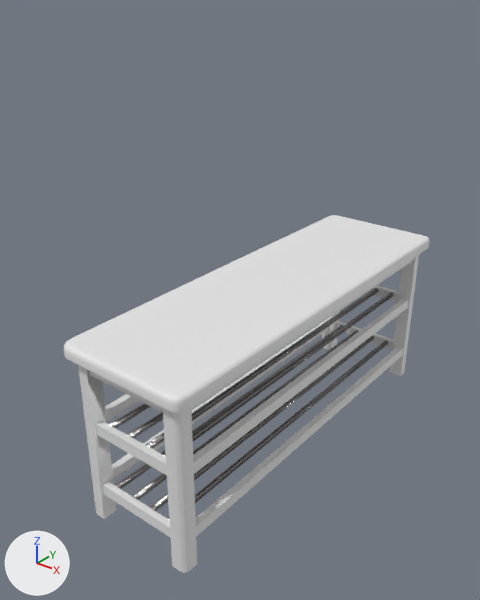
Renders of the Blender file Assets/Meshes/.Blend/Kaisan/shoeRack.blend from each side of a commit.
Camera for both pictures: a camera (50 mm lens) standing at (0.876, -1.244, 1.144) and looking at (-0.049, -0.089, 0.428). Arrows for +X, +Y and +Z are at lower left; the lights stay in place.
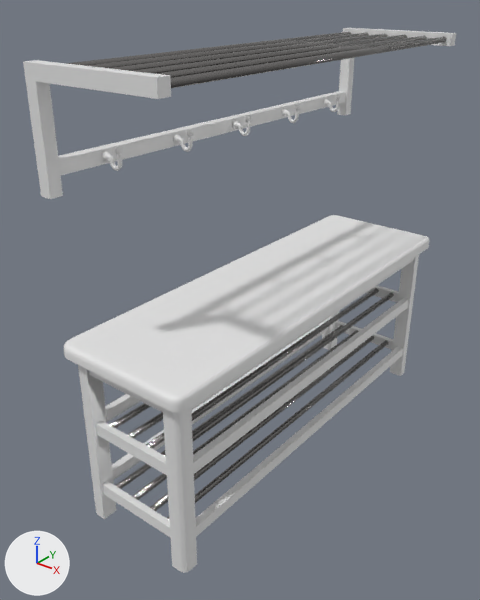
The change, as a list of edits to the scene's bpy script:
```text
Add ob_koukku_004:
    ob_koukku_004 = bpy.data.objects.new('Koukku.004', me_circle_004)  # 213 vertices, 244 faces; spans x -0.029..0.0263, y -0.0133..0.0125, z 0.0..0.0498; modifiers SUBSURF
    ob_koukku_004.location = (-0.135, 0.4, 0.83)
    ob_koukku_004.rotation_euler = (1.571, 1.739, 1.571)  # degrees (90, 100, 90)
    ob_koukku_004.scale = (0.894, 0.907, 1.0)
Add ob_koukku_003:
    ob_koukku_003 = bpy.data.objects.new('Koukku.003', me_circle_004.copy())  # modifiers SUBSURF
    ob_koukku_003.location = (-0.135, 0.2, 0.83)
    ob_koukku_003.rotation_euler = (1.571, 1.739, 1.571)  # degrees (90, 100, 90)
    ob_koukku_003.scale = (0.894, 0.907, 1.0)
Add ob_koukku_002:
    ob_koukku_002 = bpy.data.objects.new('Koukku.002', me_circle_004.copy())  # modifiers SUBSURF
    ob_koukku_002.location = (-0.135, -0.2, 0.83)
    ob_koukku_002.rotation_euler = (1.571, 1.739, 1.571)  # degrees (90, 100, 90)
    ob_koukku_002.scale = (0.894, 0.907, 1.0)
Add ob_koukku_001:
    ob_koukku_001 = bpy.data.objects.new('Koukku.001', me_circle_004.copy())  # modifiers SUBSURF
    ob_koukku_001.location = (-0.135, 0.0, 0.83)
    ob_koukku_001.rotation_euler = (1.571, 1.739, 1.571)  # degrees (90, 100, 90)
    ob_koukku_001.scale = (0.894, 0.907, 1.0)
Add ob_koukku:
    ob_koukku = bpy.data.objects.new('Koukku', me_circle_004.copy())  # modifiers SUBSURF
    ob_koukku.location = (-0.135, -0.4, 0.83)
    ob_koukku.rotation_euler = (1.571, 1.739, 1.571)  # degrees (90, 100, 90)
    ob_koukku.scale = (0.894, 0.907, 1.0)
Add ob_cylinder_013:
    ob_cylinder_013 = bpy.data.objects.new('Cylinder.013', me_cylinder_017)  # 24 vertices, 14 faces; spans x -0.01..0.01, y -0.01..0.01, z -0.5..0.5; in mat_material_005 (grey #868482)
    ob_cylinder_013.location = (-0.139, 0.0, 1.0)
    ob_cylinder_013.rotation_euler = (1.571, 0.0, 0.0)  # degrees (90, 0, 0)
    ob_cylinder_013.scale = (0.75, 0.75, 1.04)
Add ob_cylinder_012:
    ob_cylinder_012 = bpy.data.objects.new('Cylinder.012', me_cylinder_016)  # 24 vertices, 14 faces; spans x -0.01..0.01, y -0.01..0.01, z -0.5..0.5; in mat_material_004 (grey #868482)
    ob_cylinder_012.location = (0.14, 0.0, 1.0)
    ob_cylinder_012.rotation_euler = (1.571, 0.0, 0.0)  # degrees (90, 0, 0)
    ob_cylinder_012.scale = (0.75, 0.75, 1.04)
Add ob_cylinder_011:
    ob_cylinder_011 = bpy.data.objects.new('Cylinder.011', me_cylinder_015)  # 24 vertices, 14 faces; spans x -0.01..0.01, y -0.01..0.01, z -0.5..0.5; in mat_material_003 (grey #868482)
    ob_cylinder_011.location = (0.086, 0.0, 1.0)
    ob_cylinder_011.rotation_euler = (1.571, 0.0, 0.0)  # degrees (90, 0, 0)
    ob_cylinder_011.scale = (0.75, 0.75, 1.04)
Add ob_cylinder_010:
    ob_cylinder_010 = bpy.data.objects.new('Cylinder.010', me_cylinder_014)  # 24 vertices, 14 faces; spans x -0.01..0.01, y -0.01..0.01, z -0.5..0.5; in mat_material_003 (grey #868482)
    ob_cylinder_010.location = (0.03, 0.0, 1.0)
    ob_cylinder_010.rotation_euler = (1.571, 0.0, 0.0)  # degrees (90, 0, 0)
    ob_cylinder_010.scale = (0.75, 0.75, 1.04)
Add ob_cylinder_009:
    ob_cylinder_009 = bpy.data.objects.new('Cylinder.009', me_cylinder_013)  # 24 vertices, 14 faces; spans x -0.01..0.01, y -0.01..0.01, z -0.5..0.5; in mat_material_003 (grey #868482)
    ob_cylinder_009.location = (-0.083, 0.0, 1.0)
    ob_cylinder_009.rotation_euler = (1.571, 0.0, 0.0)  # degrees (90, 0, 0)
    ob_cylinder_009.scale = (0.75, 0.75, 1.04)
Add ob_cylinder_008:
    ob_cylinder_008 = bpy.data.objects.new('Cylinder.008', me_cylinder_012)  # 24 vertices, 14 faces; spans x -0.01..0.01, y -0.01..0.01, z -0.5..0.5; in mat_material_003 (grey #868482)
    ob_cylinder_008.location = (-0.027, 0.0, 1.0)
    ob_cylinder_008.rotation_euler = (1.571, 0.0, 0.0)  # degrees (90, 0, 0)
    ob_cylinder_008.scale = (0.75, 0.75, 1.04)
Add ob_kannakkeet:
    ob_kannakkeet = bpy.data.objects.new('Kannakkeet', me_cube_002)  # 38 vertices, 36 faces; spans x -0.54..0.54, y -0.54..0.0, z -7.98..0.54; modifiers MIRROR
    ob_kannakkeet.location = (0.0, 0.0, 1.0)
    ob_kannakkeet.scale = (0.296, 1.0, 0.0278)
```

Location of each change, (x1, y1, x2, y2) in pixels of the pictures (480 x 600 px):
'Kannakkeet', added
    after: (23, 28, 456, 199)
'Cylinder.012', added
    after: (171, 37, 446, 88)
'Cylinder.011', added
    after: (157, 35, 427, 78)
'Cylinder.010', added
    after: (134, 34, 407, 74)
'Cylinder.008', added
    after: (110, 33, 387, 71)
'Cylinder.009', added
    after: (87, 32, 369, 68)
'Cylinder.013', added
    after: (66, 32, 351, 66)
'Koukku', added
    after: (102, 146, 124, 171)
'Koukku.002', added
    after: (174, 129, 194, 152)
'Koukku.001', added
    after: (233, 115, 252, 136)
'Koukku.003', added
    after: (282, 104, 301, 123)
'Koukku.004', added
    after: (324, 94, 341, 112)
